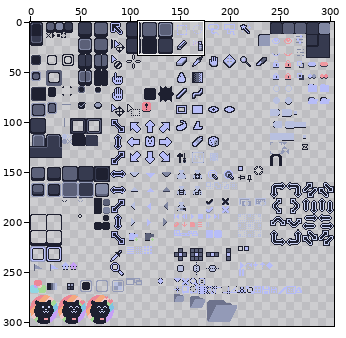
Edited in one commit: sprite sheet (themes/macchiato/catppuccin-theme-macchiato/sheet.png). The first picture is a wide view before the edit; the outline marks the close-up.
Close-up. The starting point:
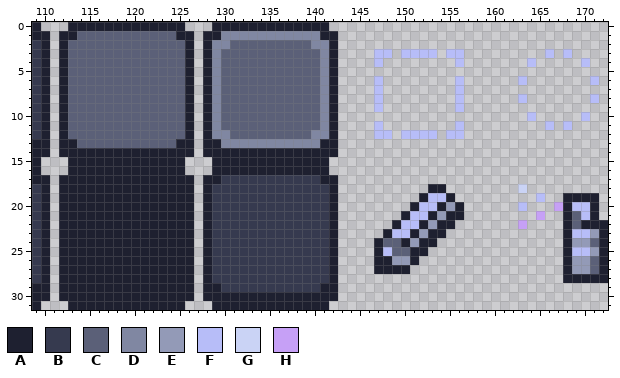
The file is 304x304 pixels. Shown: x 109..172, y 0..31.
Palette (. is transparent): A #1e2030  B #363a4f  C #5b6078  D #8087a2  E #939ab7  F #b7bdf8  G #cad3f5  H #c6a0f6
Pixels before, first column x 109:
 0 A...AAAAAAAAAAAAA...AAAAAAAAAAAAA...............................
 1 AA.AACCCCCCCCCCCAA.AADDDDDDDDDDDAA..............................
 2 BA.ACCCCCCCCCCCCCA.ADDCCCCCCCCCDDA..............................
 3 BA.ACCCCCCCCCCCCCA.ADCCCCCCCCCCCDA....FF.FFFF.FF.........F.F....
 4 BA.ACCCCCCCCCCCCCA.ADCCCCCCCCCCCDA....F........F.......F.....F..
 5 BA.ACCCCCCCCCCCCCA.ADCCCCCCCCCCCDA..............................
 6 BA.ACCCCCCCCCCCCCA.ADCCCCCCCCCCCDA....F........F......F.......F.
 7 BA.ACCCCCCCCCCCCCA.ADCCCCCCCCCCCDA....F........F................
 8 BA.ACCCCCCCCCCCCCA.ADCCCCCCCCCCCDA....F........F......F.......F.
 9 BA.ACCCCCCCCCCCCCA.ADCCCCCCCCCCCDA....F........F................
10 BA.ACCCCCCCCCCCCCA.ADCCCCCCCCCCCDA.....................F.....F..
11 BA.ACCCCCCCCCCCCCA.ADCCCCCCCCCCCDA....F........F.........F.F....
12 BA.ACCCCCCCCCCCCCA.ADDCCCCCCCCCDDA....FF.FFFF.FF................
13 AA.AACCCCCCCCCCCAA.AADDDDDDDDDDDAA..............................
14 AA.AAAAAAAAAAAAAAA.AAAAAAAAAAAAAAA..............................
15 A...AAAAAAAAAAAAA...AAAAAAAAAAAAA...............................
16 A...AAAAAAAAAAAAA...AAAAAAAAAAAAA...............................
17 AA.AAAAAAAAAAAAAAA.AABBBBBBBBBBBAA..............................
18 BA.AAAAAAAAAAAAAAA.ABBBBBBBBBBBBBA..........AA........G.........
19 BA.AAAAAAAAAAAAAAA.ABBBBBBBBBBBBBA.........AFFA.........F..AAAA.
20 BA.AAAAAAAAAAAAAAA.ABBBBBBBBBBBBBA........AFFAEA......F...HAFFA.
21 BA.AAAAAAAAAAAAAAA.ABBBBBBBBBBBBBA.......AFFAEAA........H..ACFA.
22 BA.AAAAAAAAAAAAAAA.ABBBBBBBBBBBBBA......AFFAEAA.......H....ACAAA
23 BA.AAAAAAAAAAAAAAA.ABBBBBBBBBBBBBA.....AFFAEAA.............AFFEA
24 BA.AAAAAAAAAAAAAAA.ABBBBBBBBBBBBBA....ACCAEAA..............AEECA
25 BA.AAAAAAAAAAAAAAA.ABBBBBBBBBBBBBA....AFCCAA...............AFFEA
26 BA.AAAAAAAAAAAAAAA.ABBBBBBBBBBBBBA....AAEEA................AEECA
27 BA.AAAAAAAAAAAAAAA.ABBBBBBBBBBBBBA....AAAA.................AEECA
28 BA.AAAAAAAAAAAAAAA.ABBBBBBBBBBBBBA.........................AAAAA
29 AA.AAAAAAAAAAAAAAA.AABBBBBBBBBBBAA..............................
30 AA.AAAAAAAAAAAAAAA.AAAAAAAAAAAAAAA..............................
31 A...AAAAAAAAAAAAA...AAAAAAAAAAAAA...............................
The same view after the edit:
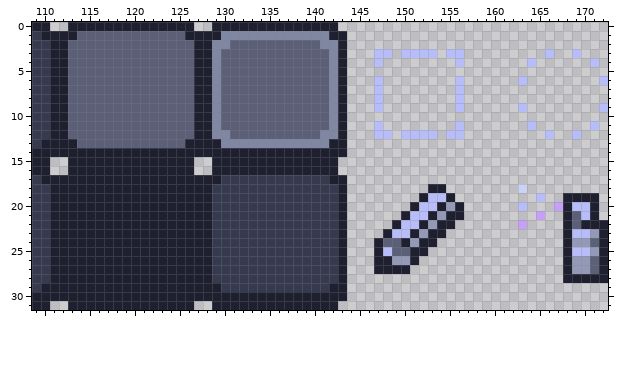
Log entry: Menu buttons centered
Change:
Changed rows in their new state; - is an unchanged pixel.
first column x 109:
 0 -A---------------A---------------A------------------------------
 1 B-A-------------C-A-------------D-A-----------------------------
 2 -BA--------------CA------------C-DA-----------------------------
 3 -BA--------------CA-------------CDA------------------------.F---
 4 -BA--------------CA-------------CDA--------------------------.F-
 5 -BA--------------CA-------------CDA-----------------------------
 6 -BA--------------CA-------------CDA---------------------------.F
 7 -BA--------------CA-------------CDA-----------------------------
 8 -BA--------------CA-------------CDA-------------------.-------.-
 9 -BA--------------CA-------------CDA-------------------F--------F
10 -BA--------------CA-------------CDA--------------------.-----.--
11 -BA--------------CA-------------CDA--------------------F-.-.--F-
12 -BA--------------CA------------C-DA----------------------F--F---
13 B-A-------------C-A-------------D-A-----------------------------
14 --A---------------A---------------A-----------------------------
15 -A---------------A---------------A------------------------------
16 -A---------------A---------------A------------------------------
17 B-A---------------A-------------B-A-----------------------------
18 -BA---------------A--------------BA-----------------------------
19 -BA---------------A--------------BA-----------------------------
20 -BA---------------A--------------BA-----------------------------
21 -BA---------------A--------------BA-----------------------------
22 -BA---------------A--------------BA-----------------------------
23 -BA---------------A--------------BA-----------------------------
24 -BA---------------A--------------BA-----------------------------
25 -BA---------------A--------------BA-----------------------------
26 -BA---------------A--------------BA-----------------------------
27 -BA---------------A--------------BA-----------------------------
28 -BA---------------A--------------BA-----------------------------
29 B-A---------------A-------------B-A-----------------------------
30 --A---------------A---------------A-----------------------------
31 -A---------------A---------------A------------------------------
Boxes around the changes in both close-ups, in picture pixels (x1, y1, x2, y2):
changed: (32, 22, 59, 310)
changed: (176, 22, 203, 310)
changed: (311, 22, 347, 310)
changed: (518, 49, 608, 139)
